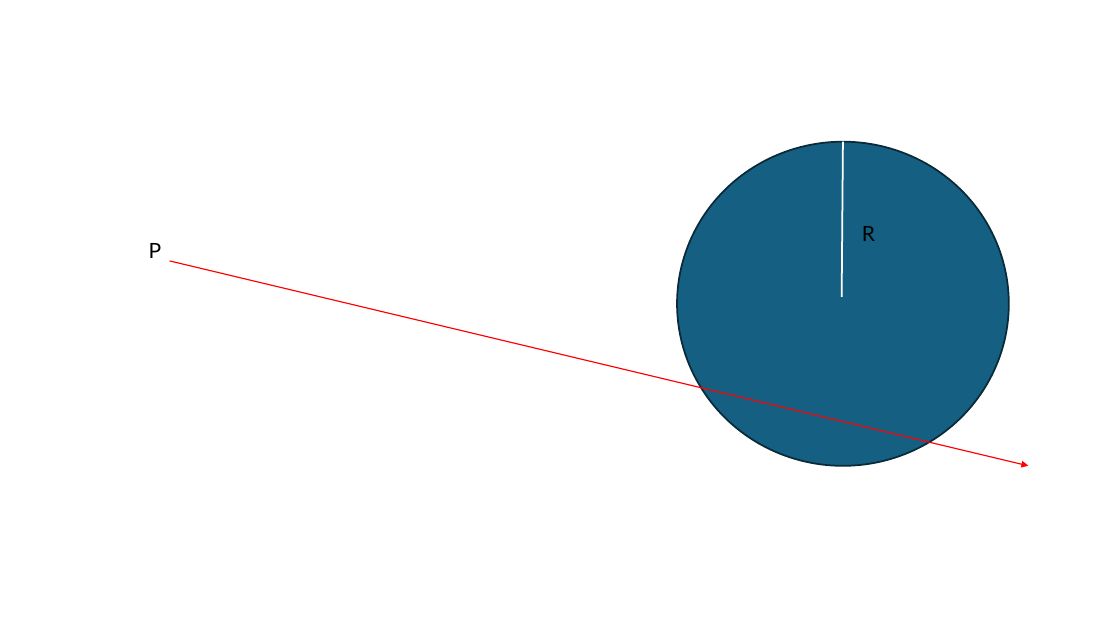
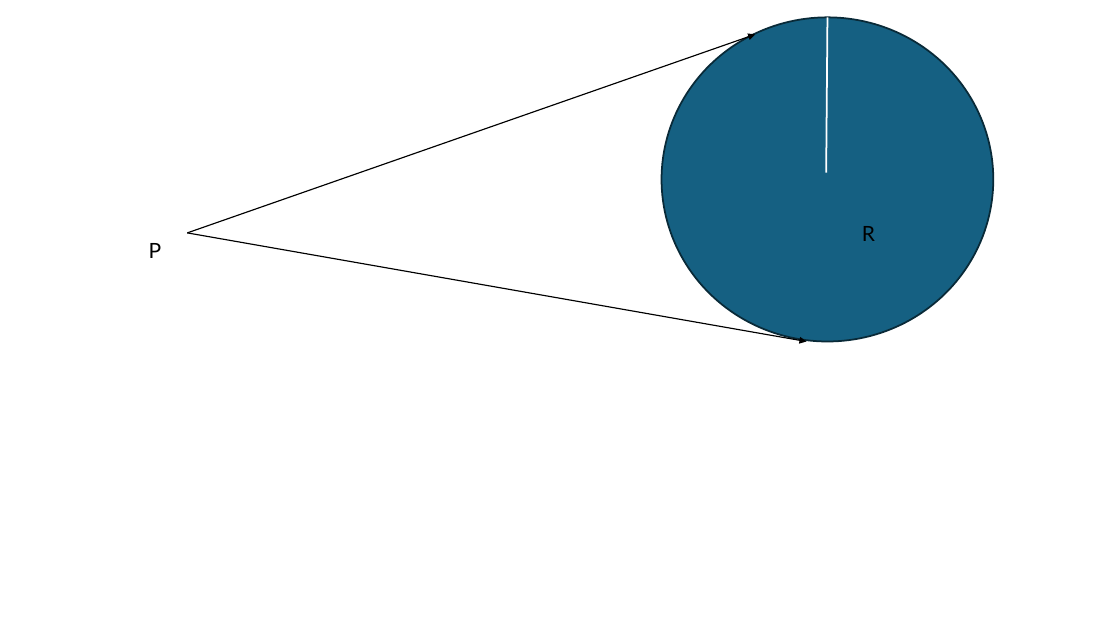
Before and after one commit to CPPTemplates/MedievalSurvival, a slide deck: slide 8 of docs/documentation.pptx. Drawn at 1120x630 pixels with LibreOffice and Linux fonts; fonts in the diff are those of the drawing. Boxes give left, top, right and bottom in pixels: in the first picture for what was removed or moved away, otherwise in the second. Text is boxed around its words. In the diff, an @@ line names an element or a change of style, - is before the commit and + after.

```diff
--- a/docs/documentation.pptx
+++ b/docs/documentation.pptx
@@ ellipse: place and size @@
-ellipse at <box>677,142,1009,466</box>
+ellipse at <box>662,18,994,342</box>
@@ line moved from (844, 142) - (842, 297) to (828, 18) - (827, 173) @@
@@ arrow added from (187, 233) to (755, 34), #000000 1 pt @@
@@ arrow moved from (170, 261) - (1028, 466) to (187, 233) - (807, 342) @@
@@ arrow (187, 233) - (807, 342): stroke #FF0000 1 pt to #000000 1 pt @@
```
Also in this commit, not shown: 1 slide added.
